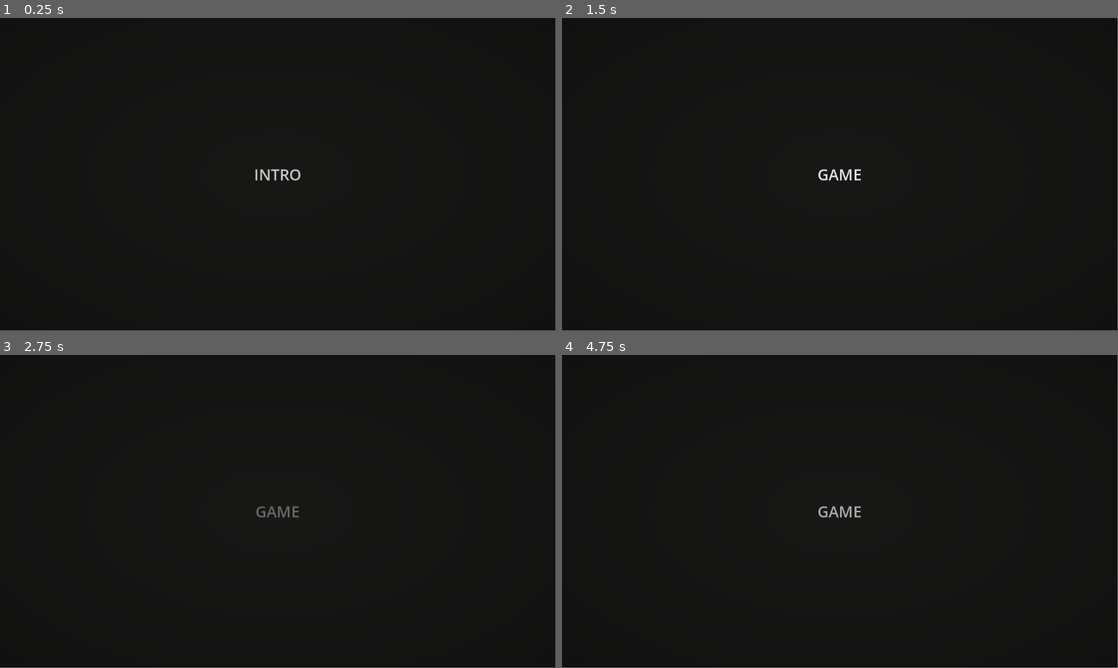
Above: before the commit, frames 1-4 (two rows, left to right).
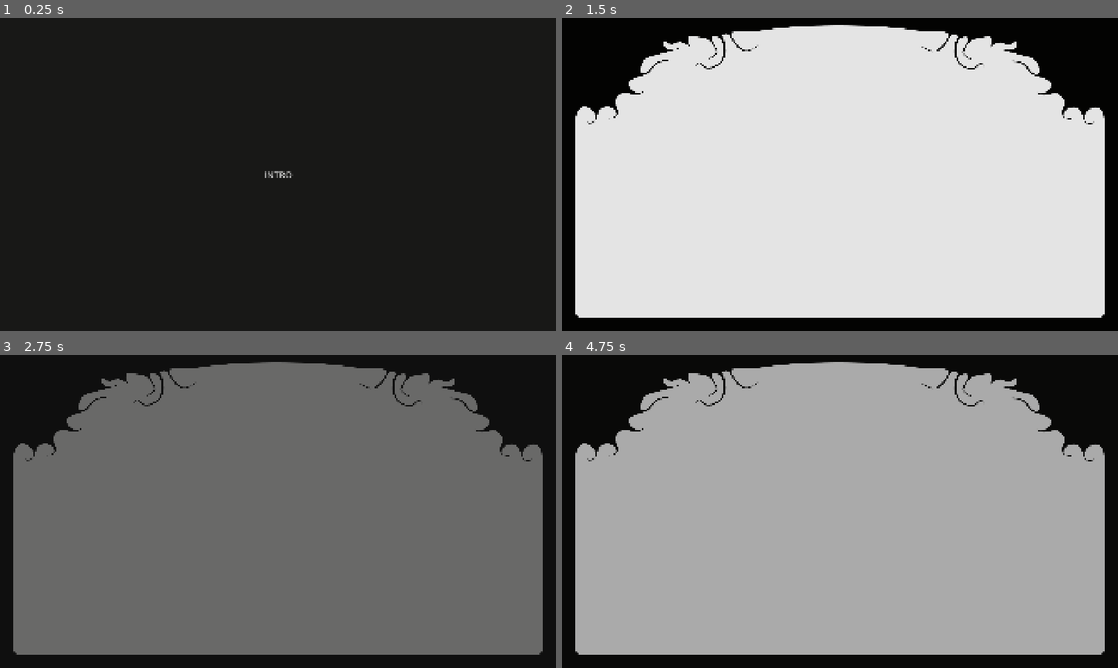
Above: after the commit, the same moments.

Repository: cyntrist/ScreamJam2025
Game: Godot game, scene res://scenes/state_machine.tscn
Same seed, same stepped clock (60 frames per second), same inputs: the game is played once before the commit and once after it.
Inputs:
- Up to frame 1 (0.25 s): no input
- Up to frame 2 (1.5 s): hold 1 (1) 0.53-1.28 s; tap 2 (2) at 0.8, 1.35 s
- Up to frame 3 (2.75 s): tap 1 (1) at 1.55 s; hold 1 (1) from 2.03 s (still down); tap 2 (2) at 2.3 s
- Up to frame 4 (4.75 s): release 1 (1) at 2.78 s; tap 2 (2) at 2.85, 3.8, 4.35 s; tap 1 (1) at 3.05, 4.55 s; hold 1 (1) 3.53-4.28 s
In our replay, the window is 799x449 before the commit and 800x450 after it. These sizes can differ from the game's own. Grey fills any space a smaller window leaves; there, only what the larger window draws over its background counts as a difference.

The runs differ from the first frame. In frame 1, 0.2% of the frame differs, in the area x 45-55%, y 48-52%; in frame 2, 81%, in the area x 2-98%, y 2-96%; in frame 3, 81%; in frame 4, 81%.

Commit message:
config + fondo y ui

Diff:
--- a/scream-jam-2025/project.godot
+++ b/scream-jam-2025/project.godot
@@ -21,6 +21,14 @@
 
 Global="*res://scripts/global.gd"
 
+[display]
+
+window/size/viewport_width=1920
+window/size/viewport_height=1080
+window/size/borderless=true
+window/stretch/mode="canvas_items"
+window/stretch/aspect="keep_width"
+
 [input]
 
 1={
--- a/scream-jam-2025/scenes/game_scene.tscn
+++ b/scream-jam-2025/scenes/game_scene.tscn
@@ -1,6 +1,7 @@
-[gd_scene load_steps=2 format=3 uid="uid://cpbv42xhe4um5"]
+[gd_scene load_steps=3 format=3 uid="uid://cpbv42xhe4um5"]
 
 [ext_resource type="Script" uid="uid://b1t1q20iiwg56" path="res://scripts/game_scene.gd" id="1_w5aja"]
+[ext_resource type="Texture2D" uid="uid://cyqd2dgstrhy3" path="res://assets/UI.png" id="2_onqr8"]
 
 [node name="GameScene" type="Control"]
 layout_mode = 3
@@ -12,18 +13,23 @@
 mouse_filter = 2
 script = ExtResource("1_w5aja")
 
-[node name="Label" type="Label" parent="."]
+[node name="ColorRect" type="ColorRect" parent="."]
 layout_mode = 1
-anchors_preset = 8
-anchor_left = 0.5
-anchor_top = 0.5
-anchor_right = 0.5
-anchor_bottom = 0.5
-offset_left = -46.0
-offset_top = -22.5
-offset_right = 46.0
-offset_bottom = 22.5
+anchors_preset = 15
+anchor_right = 1.0
+anchor_bottom = 1.0
+offset_right = 752.0
+offset_bottom = 425.0
 grow_horizontal = 2
 grow_vertical = 2
-theme_override_font_sizes/font_size = 32
-text = "GAME"
+
+[node name="UI" type="Control" parent="."]
+anchors_preset = 0
+offset_right = 40.0
+offset_bottom = 40.0
+
+[node name="TextureRect" type="TextureRect" parent="UI"]
+layout_mode = 0
+offset_right = 40.0
+offset_bottom = 40.0
+texture = ExtResource("2_onqr8")
--- a/scream-jam-2025/scenes/state_machine.tscn
+++ b/scream-jam-2025/scenes/state_machine.tscn
@@ -26,6 +26,7 @@
 [node name="Fade" parent="." instance=ExtResource("5_yux3b")]
 
 [node name="Shader" parent="." instance=ExtResource("2_6rk0d")]
+visible = false
 
 [node name="Sound" type="Node" parent="."]
 
